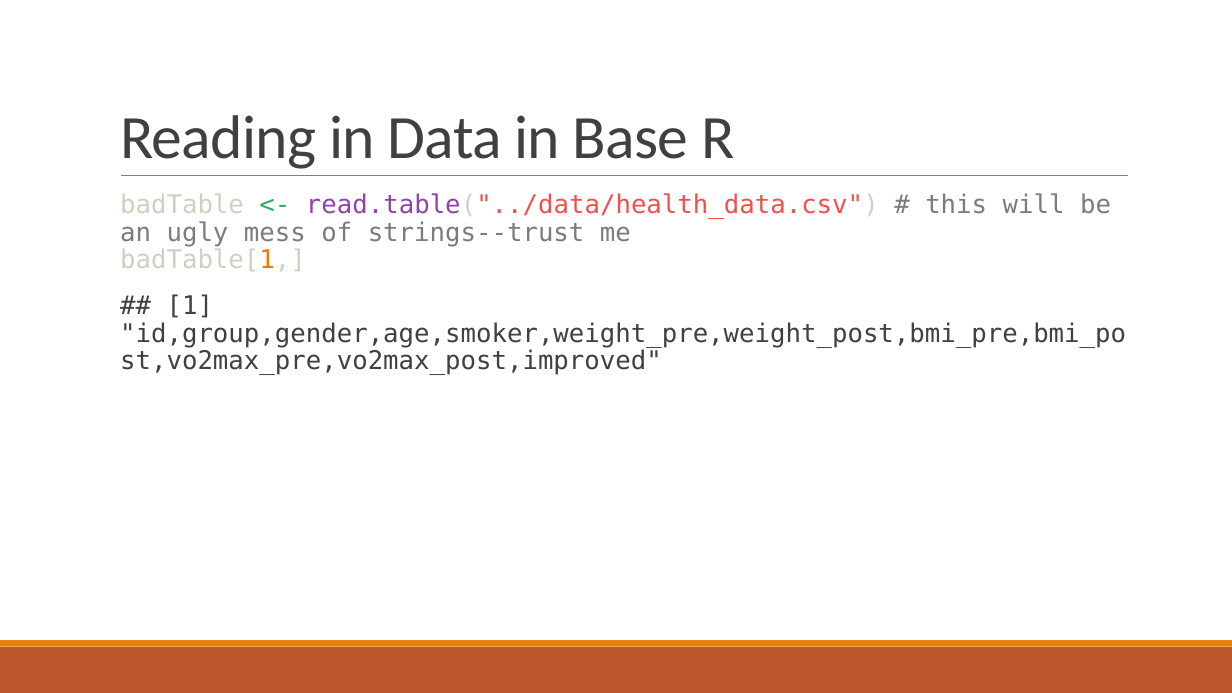
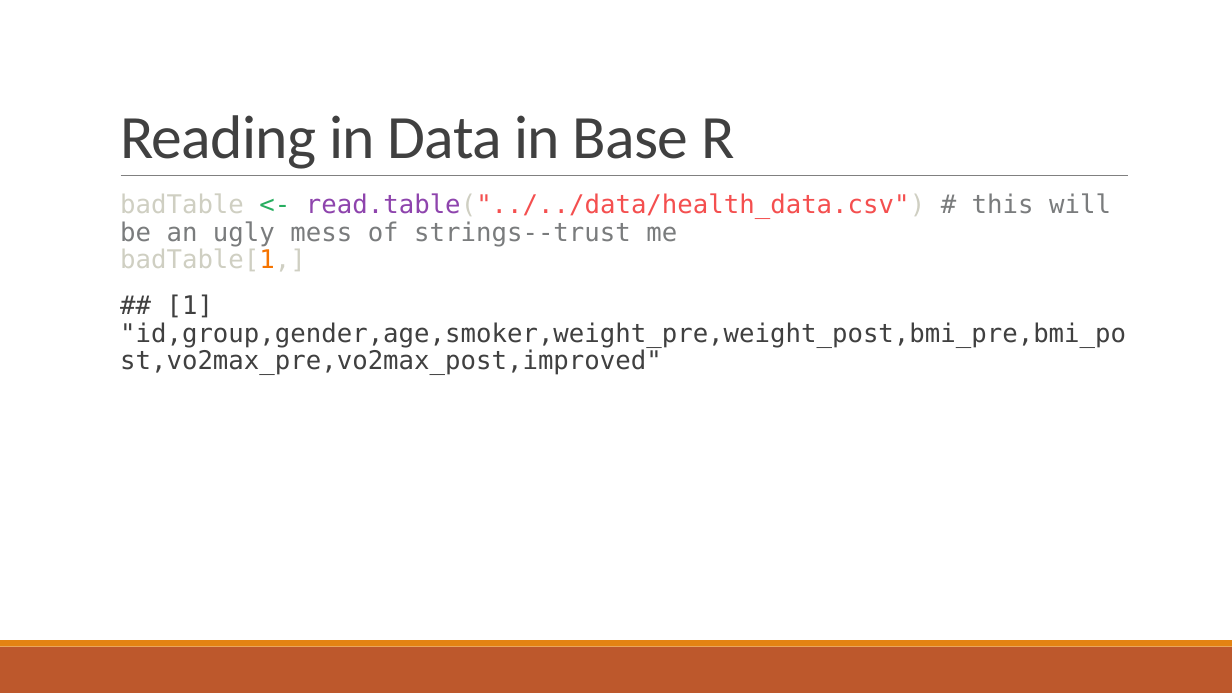
Before and after one commit to csc-ubc-okanagan/workshops, a slide deck: slide 26 of guides/Additional-talks/fundamental-concepts-with-RStudio-90-mins.pptx (slide 5 before the commit). Drawn at 1232x693 pixels with LibreOffice and Linux fonts; fonts in the diff are those of the drawing. Boxes give left, top, right and bottom in pixels: in the first picture for what was removed or moved away, otherwise in the second. Text is boxed around its words. In the diff, an @@ line names an element or a change of style, - is before the commit and + after.

```diff
--- a/guides/Additional-talks/fundamental-concepts-with-RStudio-90-mins.pptx
+++ b/guides/Additional-talks/fundamental-concepts-with-RStudio-90-mins.pptx
@@ text at <box>120,193,1111,271</box>: text changed @@
-badTable <- read.table("../data/health_data.csv") # this will be an ugly mess of strings--trust me
-badTable[1,]
+badTable <- read.table("../../data/health_data.csv") # this will be an ugly mess of strings--trust me
+badTable[1,]
```
Also in this commit, not shown: 8 other slides changed, 30 slides added, 1 slide removed, 2 other files.
